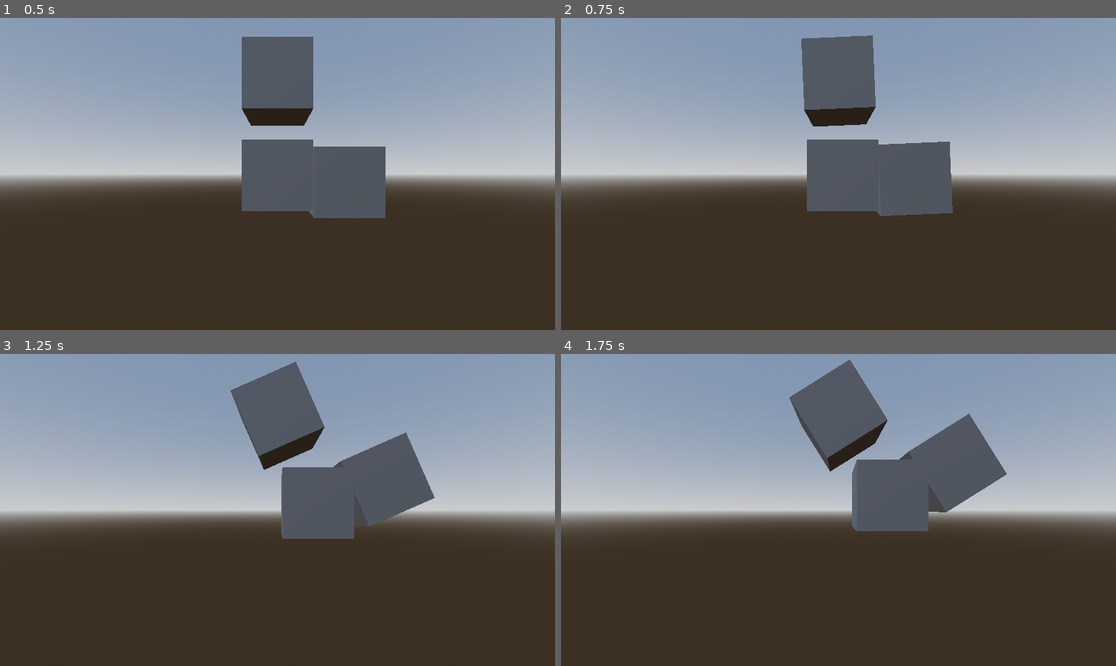
Above: before the commit, frames 1-4 (two rows, left to right).
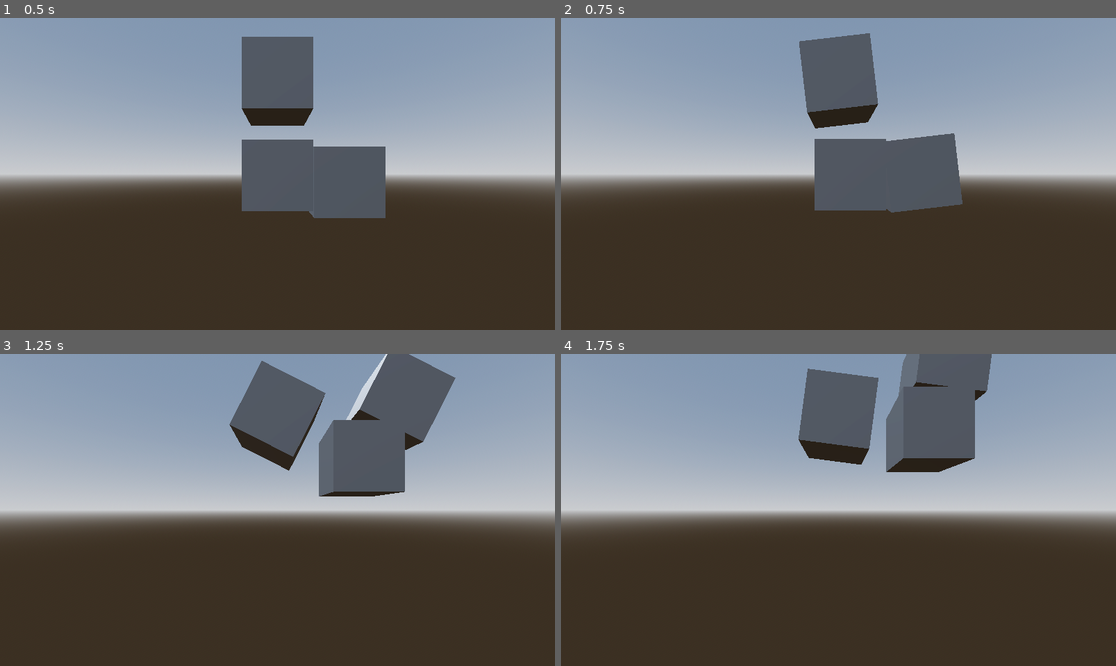
Above: after the commit, the same moments.

Repository: EsbenNyboe/GMTK-Jam-2025
Game: Godot game, scene res://main_scene.tscn
Two runs of this game, one before a commit and one after it. Both use one fixed random seed, a clock stepped at 60 frames per second and the inputs below.
Inputs:
- Up to frame 1 (0.5 s): no input
- Up to frame 2 (0.75 s): tap Enter at 0.5 s; hold Space (swing) from 0.53 s (still down)
- Up to frame 3 (1.25 s): keep holding Space (swing)
- Up to frame 4 (1.75 s): release Space (swing) at 1.28 s; tap Space (swing) at 1.35 s

Frame 1 is identical in both runs. In frame 2, 1.4% of the frame differs, in the area x 42-73%, y 4-64%; in frame 3, 10%; in frame 4, 11%, in the area x 41-81%, y 0-57%.

Commit message:
Use apply force instead of torque

Diff:
--- a/main_scene.gd
+++ b/main_scene.gd
@@ -1,8 +1,24 @@
 extends Node3D
 
 @export var torque_amount: float = 10
+@export var force_amount: float = 10
 @onready var swing_mount: RigidBody3D = $SwingMount
+@onready var swing_seat: RigidBody3D = $SwingSeat
+
+var start_height: float
+var is_above_start_height: bool
+
+func _ready() -> void:
+	start_height = swing_seat.position.y + 0.1
 
 func _physics_process(delta: float) -> void:
+#	if Input.is_action_pressed("swing"):
+#		swing_mount.apply_torque(Vector3.BACK * torque_amount)
+
 	if Input.is_action_pressed("swing"):
-		swing_mount.apply_torque(Vector3.BACK * torque_amount)
+		swing_seat.apply_force(Vector3.RIGHT * force_amount)
+
+	if swing_seat.position.y > start_height:
+		is_above_start_height = true
+	else:
+		is_above_start_height = false
